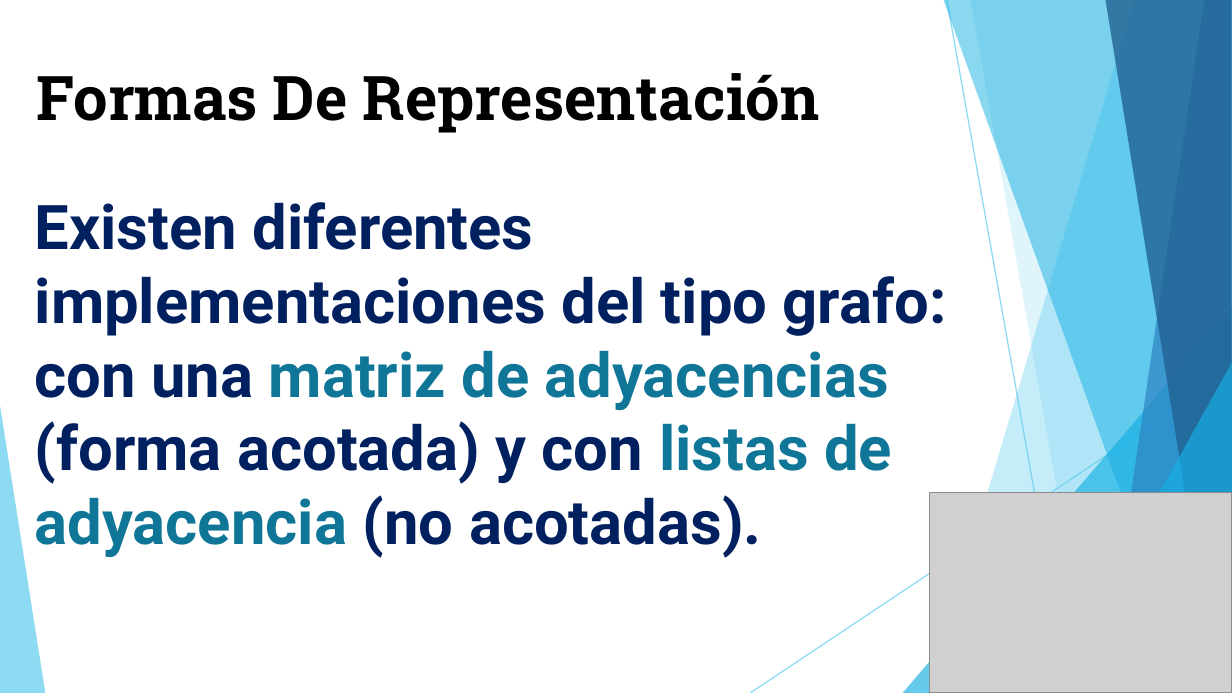
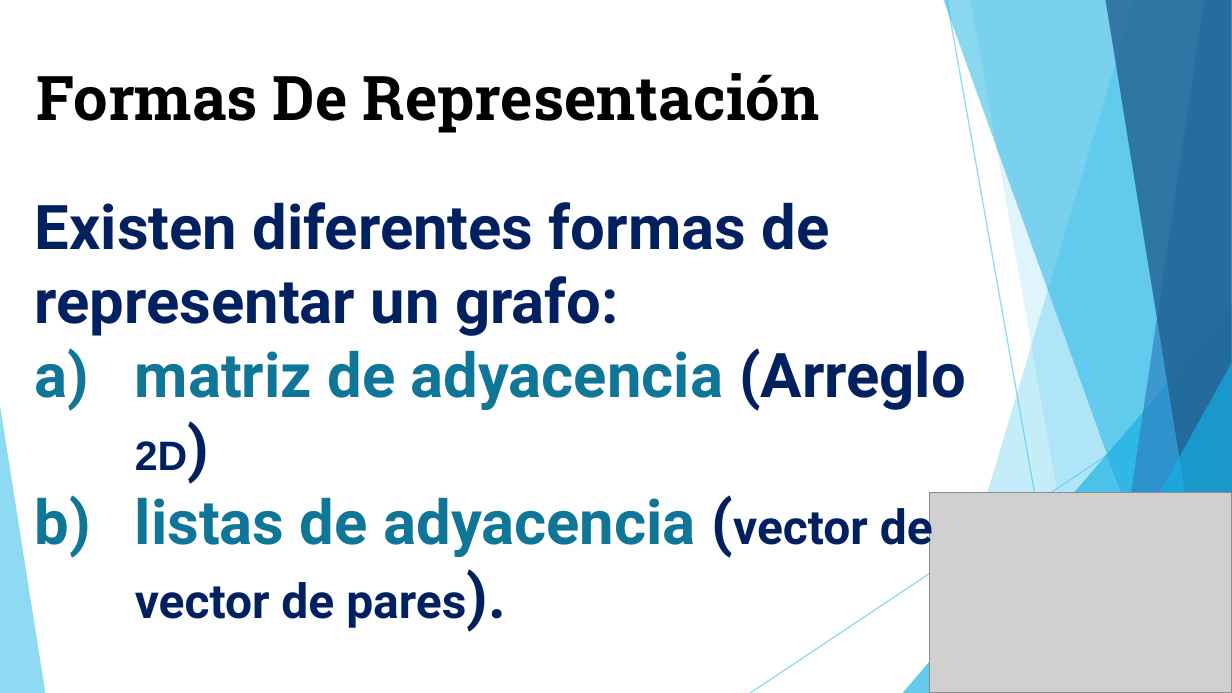
Before and after one commit to Yefri97/Introduction-to-Graph-Theory, a slide deck: slide 7 of PRESENTACIÓN TALLER GRAFOS.pptx (slide 8 before the commit). Drawn at 1232x693 pixels with LibreOffice and Linux fonts; fonts in the diff are those of the drawing; grey boxes stand for pictures. Boxes give left, top, right and bottom in pixels: in the first picture for what was removed or moved away, otherwise in the second. Text is boxed around its words. In the diff, an @@ line names an element or a change of style, - is before the commit and + after.

```diff
--- a/PRESENTACIÓN TALLER GRAFOS.pptx
+++ b/PRESENTACIÓN TALLER GRAFOS.pptx
@@ text at bbox=[35, 202, 966, 628]: text changed @@
-Existen diferentes implementaciones del tipo grafo: con una matriz de adyacencias (forma acotada) y con listas de adyacencia (no acotadas).
+Existen diferentes formas de representar un grafo:
+a) matriz de adyacencia (Arreglo 2D)
+b) listas de adyacencia (vector de vector de pares).
```
Also in this commit, not shown: 3 other slides changed, 2 slides added, 1 slide removed.
